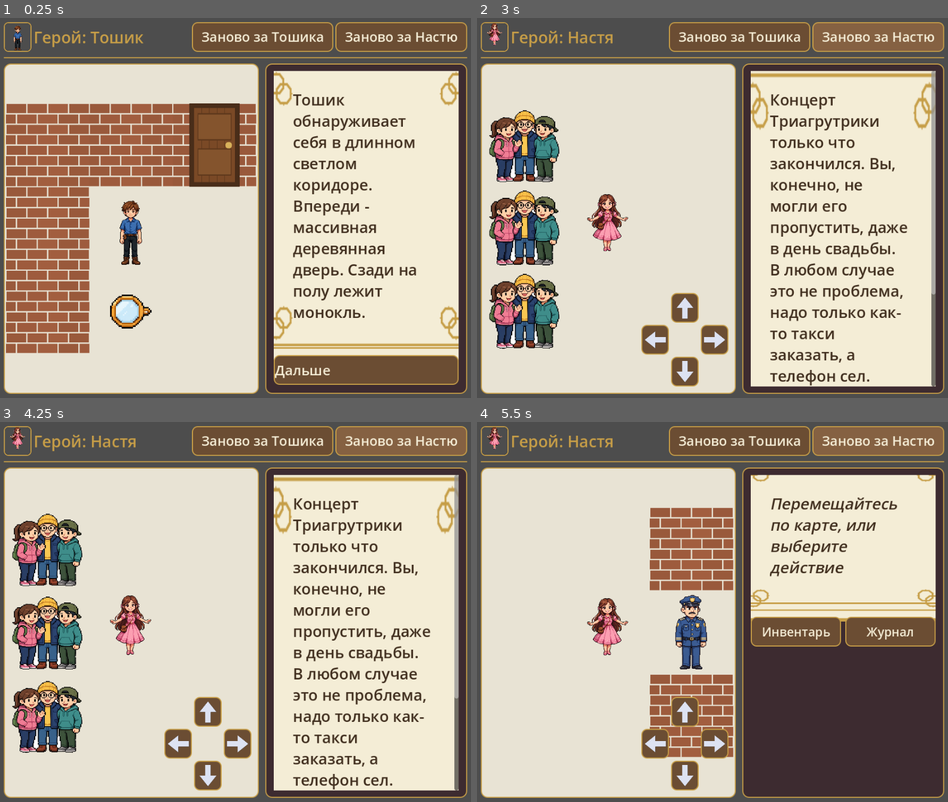
Above: before the commit, frames 1-4 (two rows, left to right).
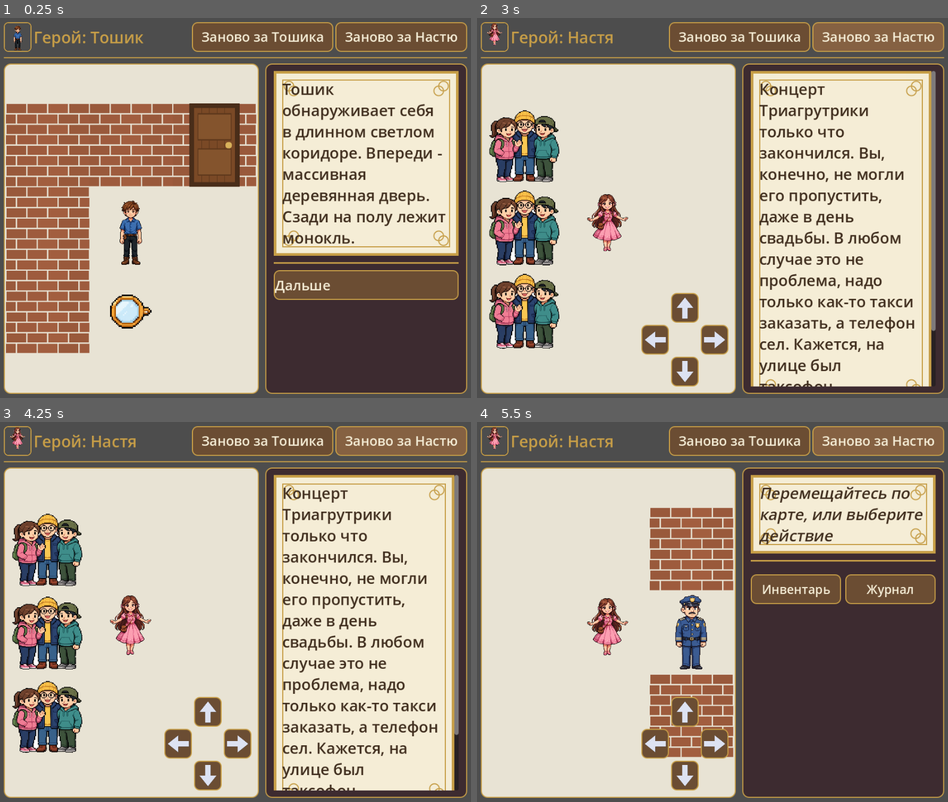
Above: after the commit, the same moments.

Repository: ssokratov/tnquest_godot
Game: Godot game, scene res://scenes/main.tscn
Two runs of this game, one before a commit and one after it. Both use one fixed random seed, a clock stepped at 60 frames per second and the inputs below.
Inputs:
- Up to frame 1 (0.25 s): no input
- Up to frame 2 (3 s): click "Заново за Тошика" at 0.5 s; click "Заново за Тошика" at 1.25 s; click "Заново за Тошика" at 2 s; click "Заново за Настю" at 2.75 s
- Up to frame 3 (4.25 s): click "Заново за Настю" at 3.5 s
- Up to frame 4 (5.5 s): click "Заново за Настю" at 4.25 s; tap Enter at 5 s; hold Right from 5.03 s (still down)

The runs differ from the first frame. In frame 1, 20% of the frame differs, in the area x 58-98%, y 13-97%; in frame 2, 12%; in frame 3, 12%; in frame 4, 13%.

Commit message:
Dialog frame rebuilt from pieces: fixed 48px corner sprites + stretching gold lines; anti-aliased rings

Diff:
--- a/scripts/main.gd
+++ b/scripts/main.gd
@@ -40,6 +40,7 @@
 var fog_runs: Array = []
 var sidebar: PanelContainer
 var dialog_card: PanelContainer
+var dialog_frame_layer: Control
 var hero_portrait: TextureRect
 var dialog_label: RichTextLabel
 var input_block: VBoxContainer
@@ -221,10 +222,12 @@
 	return null
 
 
-func _parchment_style() -> StyleBoxTexture:
+func _parchment_image() -> Image:
 	# 256x256 ivory parchment with a double gold border and small gold
-	# corner flourishes, used as a 9-slice stylebox so the corners never
-	# distort however large the dialog card grows.
+	# corner flourishes. The dialog frame is NOT a 9-slice stylebox:
+	# the corners are cropped out of this image as fixed 48 px sprites
+	# and the border lines are separate rects (see _build_dialog_frame),
+	# so only the lines ever stretch with the card.
 	var img := Image.create(256, 256, false, Image.FORMAT_RGBA8)
 	img.fill(PARCHMENT)
 	for x in range(256):
@@ -243,36 +246,92 @@
 		for k in range(2):
 			img.set_pixel(16 + k, y, GOLD)
 			img.set_pixel(239 - k, y, GOLD)
-	# Corner flourishes: two intersecting rings (wedding rings for
-	# the invitation theme) instead of diamonds, which read as
-	# squashed rhombi whenever the frame is compressed. Both rings
-	# stay inside the 48 px 9-slice corner, so they never distort.
-	var corners: Array = [[30, 30, 1, 1], [225, 30, -1, 1], [30, 225, 1, -1], [225, 225, -1, -1]]
+	# Corner flourishes: two intersecting rings (wedding rings for the
+	# invitation theme), anti-aliased so the small circles read as
+	# smooth rings rather than polygons. Both rings stay inside the
+	# 48 px corner, clear of the inner border line.
+	var corners: Array = [[28, 28, 1, 1], [227, 28, -1, 1], [28, 227, 1, -1], [227, 227, -1, -1]]
 	for c in corners:
 		var cx: int = c[0]
 		var cy: int = c[1]
 		var sx: int = c[2]
 		var sy: int = c[3]
-		for ring in [Vector2i(cx, cy), Vector2i(cx + sx * 8, cy + sy * 8)]:
-			for dx in range(-9, 10):
-				for dy in range(-9, 10):
+		for ring in [Vector2i(cx, cy), Vector2i(cx + sx * 9, cy + sy * 9)]:
+			for dx in range(-11, 12):
+				for dy in range(-11, 12):
 					var dist: float = sqrt(float(dx * dx + dy * dy))
-					if abs(dist - 8.0) <= 1.0:
-						img.set_pixel(ring.x + dx, ring.y + dy, GOLD)
-	var tex := ImageTexture.create_from_image(img)
-	var style := StyleBoxTexture.new()
-	style.texture = tex
-	style.expand_margin_left = 48
-	style.expand_margin_right = 48
-	style.expand_margin_top = 48
-	style.expand_margin_bottom = 48
-	style.content_margin_left = 20
-	style.content_margin_right = 20
-	style.content_margin_top = 20
-	style.content_margin_bottom = 20
-	style.axis_stretch_horizontal = StyleBoxTexture.AXIS_STRETCH_MODE_STRETCH
-	style.axis_stretch_vertical = StyleBoxTexture.AXIS_STRETCH_MODE_STRETCH
-	return style
+					var dd: float = abs(dist - 9.0)
+					if dd < 1.5:
+						var a: float = clamp(1.5 - dd, 0.0, 1.0)
+						var bg: Color = img.get_pixel(ring.x + dx, ring.y + dy)
+						img.set_pixel(ring.x + dx, ring.y + dy, GOLD * a + bg * (1.0 - a))
+	return img
+
+
+func _build_dialog_frame(card: PanelContainer) -> void:
+	# The frame is built from pieces, not a 9-slice: four fixed 48 px
+	# corner sprites (borders + rings baked in, never scaled) and
+	# eight solid gold line rects that stretch only along their own
+	# side — top/bottom lines stretch horizontally, left/right lines
+	# vertically. Corners can no longer distort or lose the top edge
+	# however wide or tall the dialog card grows.
+	var img := _parchment_image()
+	var layer := Control.new()
+	layer.mouse_filter = MOUSE_FILTER_IGNORE
+	layer.set_anchors_preset(PRESET_FULL_RECT)
+	card.add_child(layer)
+	dialog_frame_layer = layer
+	var corner_defs: Array = [
+		[Vector2i(0, 0), Vector2(0, 0), Vector2i(0, 0)],
+		[Vector2i(208, 0), Vector2(1, 0), Vector2i(-48, 0)],
+		[Vector2i(0, 208), Vector2(0, 1), Vector2i(0, -48)],
+		[Vector2i(208, 208), Vector2(1, 1), Vector2i(-48, -48)],
+	]
+	for def in corner_defs:
+		var src: Vector2i = def[0]
+		var anch: Vector2 = def[1]
+		var off: Vector2i = def[2]
+		var cimg := Image.create(48, 48, false, Image.FORMAT_RGBA8)
+		cimg.blit_rect(img, Rect2i(src, Vector2i(48, 48)), Vector2i.ZERO)
+		var rect := TextureRect.new()
+		rect.texture = ImageTexture.create_from_image(cimg)
+		rect.expand_mode = TextureRect.EXPAND_IGNORE_SIZE
+		rect.stretch_mode = TextureRect.STRETCH_SCALE
+		rect.mouse_filter = MOUSE_FILTER_IGNORE
+		rect.anchor_left = anch.x
+		rect.anchor_top = anch.y
+		rect.anchor_right = anch.x
+		rect.anchor_bottom = anch.y
+		rect.offset_left = off.x
+		rect.offset_top = off.y
+		rect.offset_right = off.x + 48
+		rect.offset_bottom = off.y + 48
+		layer.add_child(rect)
+	# [anchor_left, anchor_top, anchor_right, anchor_bottom,
+	#  offset_left, offset_top, offset_right, offset_bottom]
+	var lines: Array = [
+		[0.0, 0.0, 1.0, 0.0, 48, 0, -48, 5],
+		[0.0, 1.0, 1.0, 1.0, 48, -5, -48, 0],
+		[0.0, 0.0, 0.0, 1.0, 0, 48, 5, -48],
+		[1.0, 0.0, 1.0, 1.0, -5, 48, 0, -48],
+		[0.0, 0.0, 1.0, 0.0, 48, 16, -48, 18],
+		[0.0, 1.0, 1.0, 1.0, 48, -18, -48, -16],
+		[0.0, 0.0, 0.0, 1.0, 16, 48, 18, -48],
+		[1.0, 0.0, 1.0, 1.0, -18, 48, -16, -48],
+	]
+	for ln in lines:
+		var r := ColorRect.new()
+		r.color = GOLD
+		r.mouse_filter = MOUSE_FILTER_IGNORE
+		r.anchor_left = ln[0]
+		r.anchor_top = ln[1]
+		r.anchor_right = ln[2]
+		r.anchor_bottom = ln[3]
+		r.offset_left = ln[4]
+		r.offset_top = ln[5]
+		r.offset_right = ln[6]
+		r.offset_bottom = ln[7]
+		layer.add_child(r)
 
 
 func _build_ui() -> void:
@@ -397,14 +456,15 @@
 	# Dialog as a wedding-invitation card: ivory parchment, double gold
 	# border, corner flourishes (baked into a 9-slice texture).
 	dialog_card = PanelContainer.new()
-	dialog_card.add_theme_stylebox_override("panel", _parchment_style())
+	dialog_card.add_theme_stylebox_override("panel", _panel_style(PARCHMENT, Color(0, 0, 0, 0), 0))
 	dialog_card.size_flags_horizontal = SIZE_EXPAND_FILL
-	# The parchment 9-slice needs 48 px top + 48 px bottom to draw
-	# undistorted; a one-line dialog is only ~63 px tall, so without
-	# a floor the gold frame gets vertically squashed and looks
-	# crooked. 120 px leaves a small center strip.
+	# The frame corners are fixed 48 px sprites top + bottom, so the
+	# card needs at least 96 px of height for them not to overlap; a
+	# one-line dialog is only ~63 px tall, so without a floor the
+	# corners would collide. 120 px leaves a small center strip.
 	dialog_card.custom_minimum_size = Vector2(0, 120)
 	sidebar_box.add_child(dialog_card)
+	_build_dialog_frame(dialog_card)
 	var dialog_margin := MarginContainer.new()
 	dialog_margin.add_theme_constant_override("margin_left", 16)
 	dialog_margin.add_theme_constant_override("margin_right", 16)
